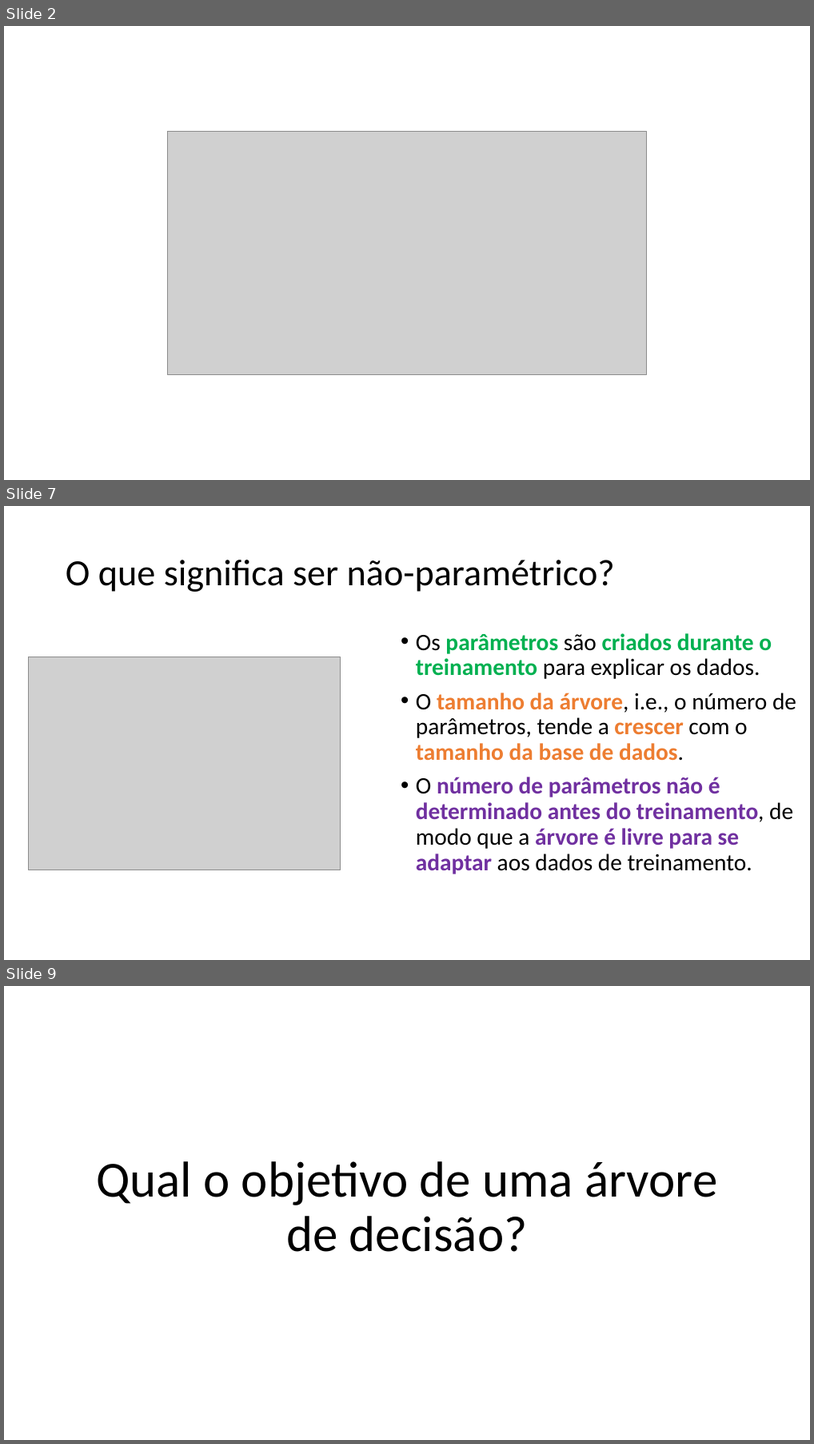
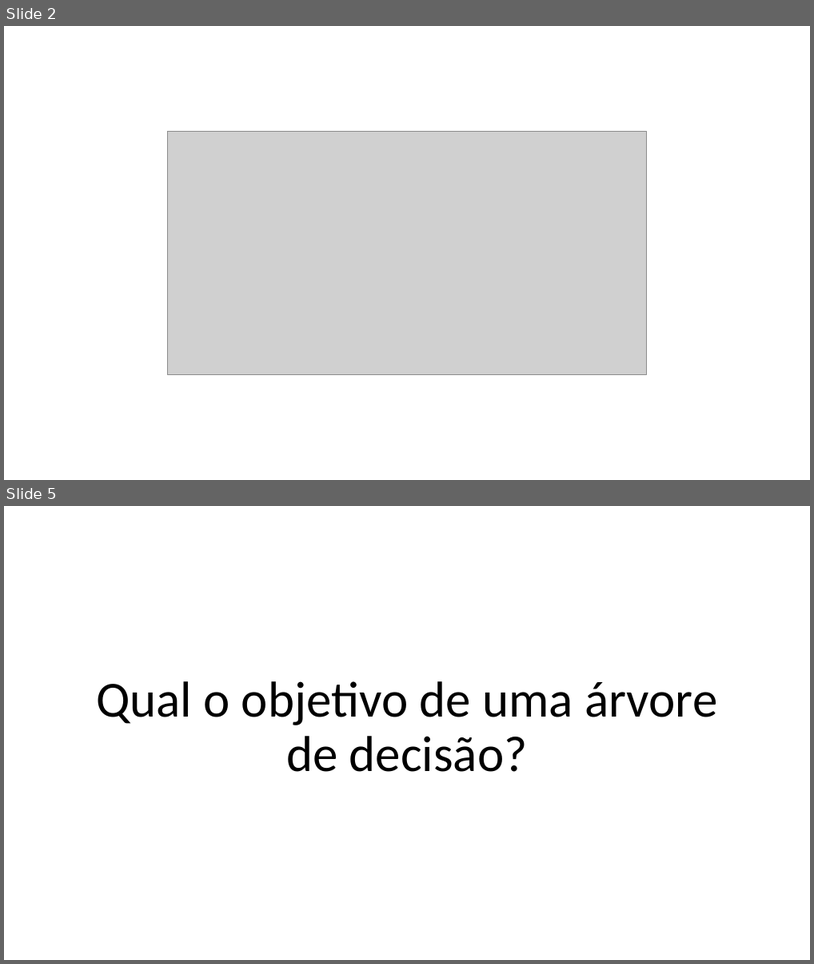
Before and after one commit to zz4fap/c24_inteligencia_artificial, a slide deck: slides/C24_Árvores_de_decisão.pptx. Shown one above the other, each under a label of ours: slides 2, 7 and 9 before the commit, slides 2 and 5 after it; the slides between them are not shown. The pictures are 814x1444 and 814x964 pixels, drawn with LibreOffice and Linux fonts; fonts in the diff are those of the drawing; grey boxes stand for pictures. Boxes give left, top, right and bottom in pixels: in the first picture for what was removed or moved away, otherwise in the second. Text is boxed around its words. In the diff, an @@ line names an element or a change of style, - is before the commit and + after.

```diff
--- a/slides/C24_Árvores_de_decisão.pptx
+++ b/slides/C24_Árvores_de_decisão.pptx
@@ slide 7 removed at (4,506,810,960), background #FFFFFF @@
@@ title removed at (66,560,615,592) @@
-O que significa ser não-paramétrico?
@@ text removed at (416,633,797,874) @@
-• Os parâmetros são criados durante o treinamento para explicar os dados.
-• O tamanho da árvore, i.e., o número de parâmetros, tende a crescer com o tamanho da base de dados.
-• O número de parâmetros não é determinado antes do treinamento, de modo que a árvore é livre para se adaptar aos dados de treinamento.
@@ picture removed at (28,657,340,869) @@
@@ what was slide 9 is now slide 5 @@
```
Also in this commit, not shown: 8 slides changed, 3 slides added, 1 other slide removed.
